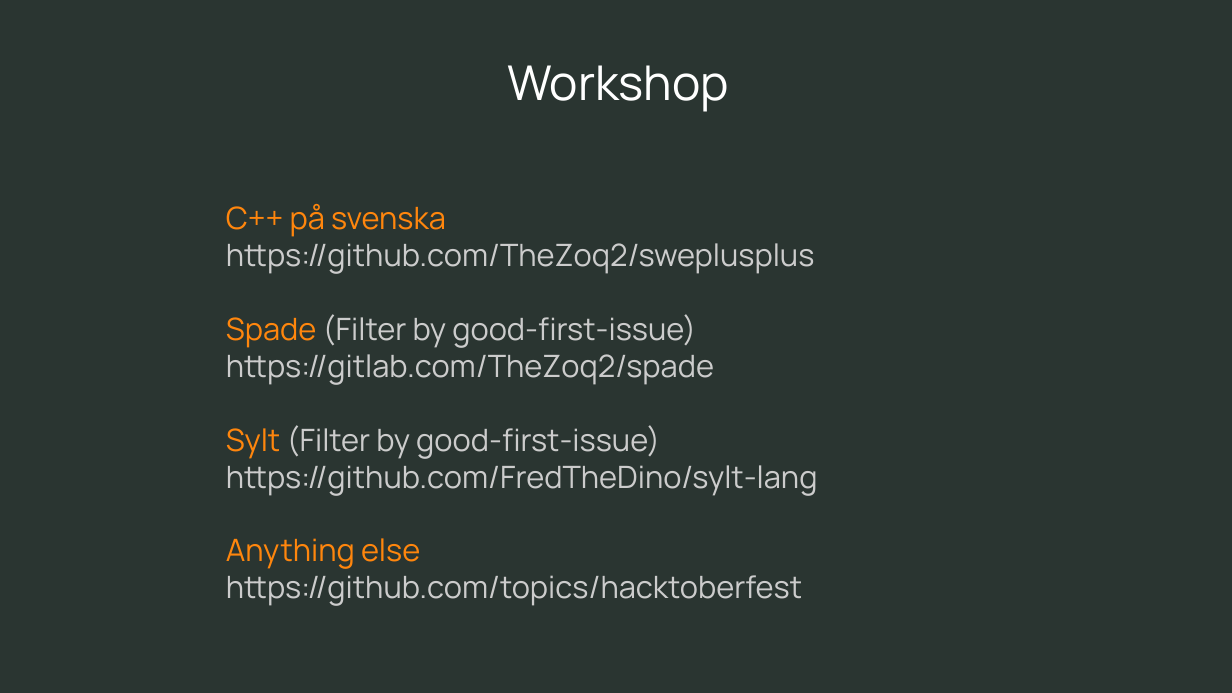
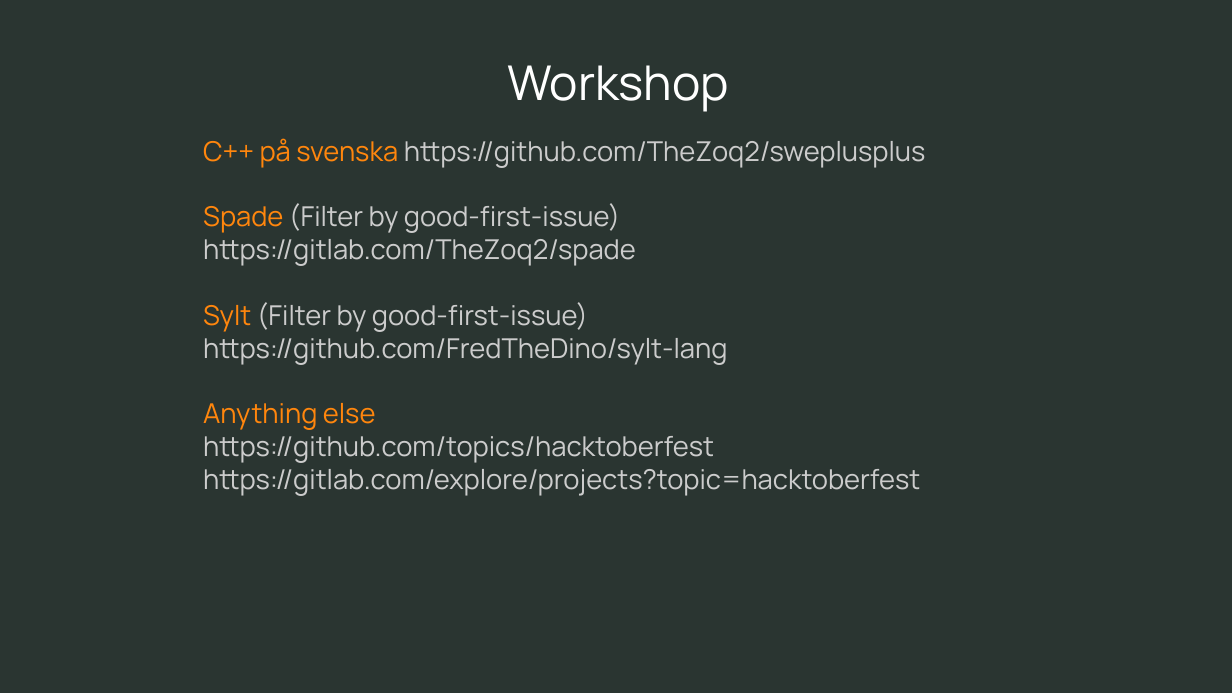
Before and after one commit to TheZoq2/Presentations, a slide deck: slide 11 of hacktoberfest/2021/presentation.odp. Drawn at 1232x693 pixels with LibreOffice and Linux fonts; fonts in the diff are those of the drawing; background and template pictures are left out. Boxes give left, top, right and bottom in pixels: in the first picture for what was removed or moved away, otherwise in the second. Text is boxed around its words. In the diff, an @@ line names an element or a change of style, - is before the commit and + after.

Commit message:
Fix links in hacktoberfest 2021 presentation

```diff
--- a/hacktoberfest/2021/presentation.odp
+++ b/hacktoberfest/2021/presentation.odp
@@ text "C++ på svenska https://github.com/TheZoq2/sweplusplus" moved from (x1=226, y1=204, x2=818, y2=606) to (x1=203, y1=138, x2=926, y2=496) @@
@@ text at (x1=203, y1=138, x2=926, y2=463): size 18 to 16 pt in "C++ på svenska https://github.com/TheZoq2/sweplusplus", "Spade (Filter by good-first-issue)", "https://gitlab.com/TheZoq2/spade", "Sylt (Filter by good-first-issue)" and 3 more places @@
@@ text at (x1=203, y1=469, x2=920, y2=496): paragraph added @@
+https://gitlab.com/explore/projects?topic=hacktoberfest
```
Also in this commit, not shown: 1 other file.
